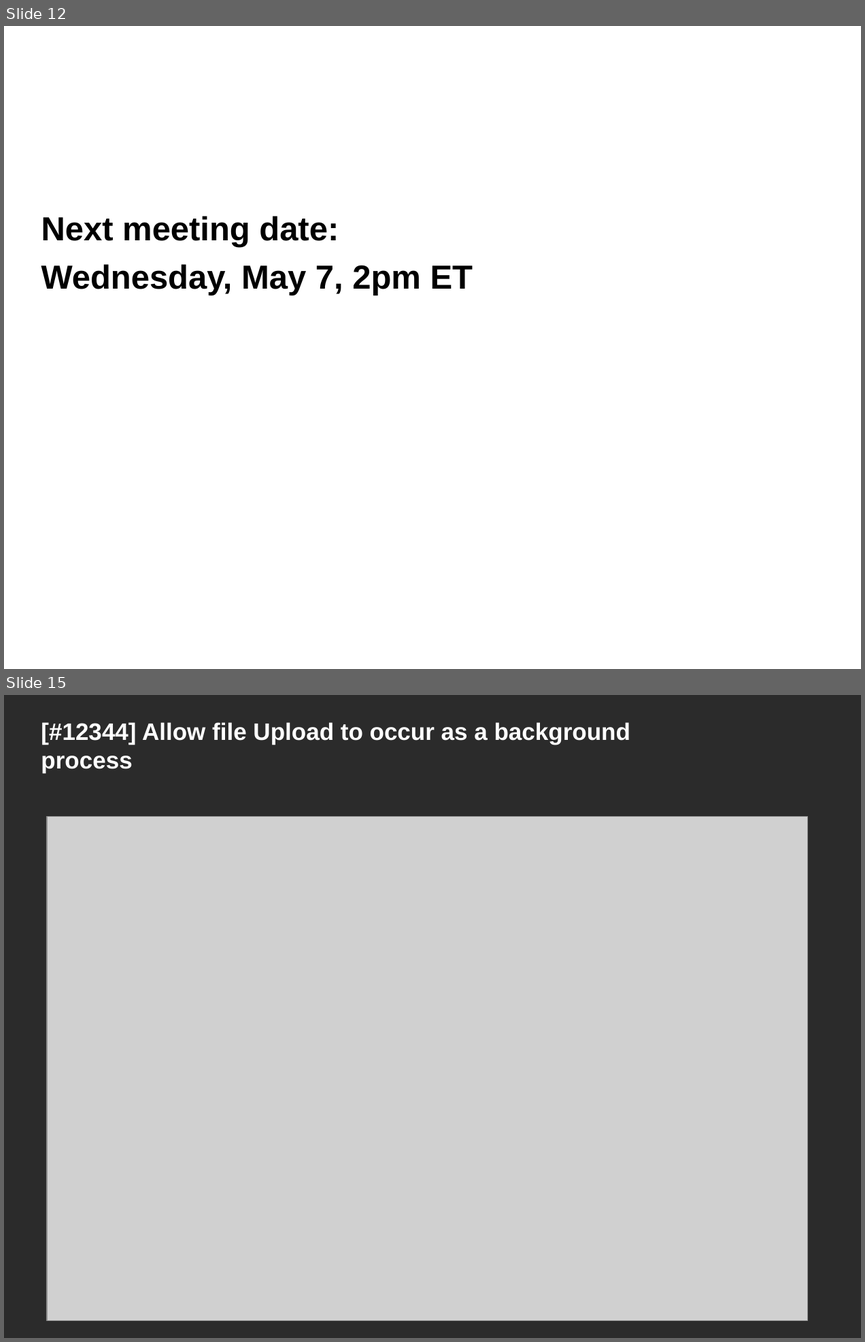
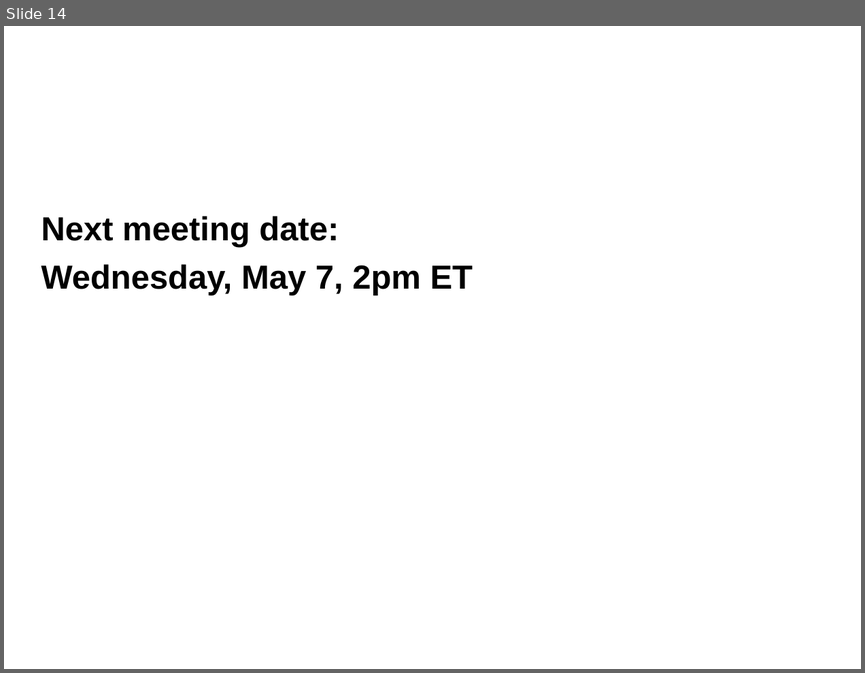
Before and after one commit to NCIP/caarray-docs, a slide deck: project_management/open_meetings/caArray User Community Meeting Apr2.ppt. Shown one above the other, each under a label of ours: slides 12 and 15 before the commit, slide 14 after it; the slides between them are not shown. The pictures are 865x1342 and 865x673 pixels, drawn with LibreOffice and Linux fonts; fonts in the diff are those of the drawing; grey boxes stand for pictures; background and template pictures are left out; a plain dark background stands for a picture behind light text. Boxes give left, top, right and bottom in pixels: in the first picture for what was removed or moved away, otherwise in the second. Text is boxed around its words. In the diff, an @@ line names an element or a change of style, - is before the commit and + after.

```diff
--- a/project_management/open_meetings/caArray User Community Meeting Apr2.ppt
+++ b/project_management/open_meetings/caArray User Community Meeting Apr2.ppt
@@ slide 15 removed at (4, 695, 861, 1338), background picture (left out) @@
@@ title removed at (41, 722, 630, 773) @@
-[#12344] Allow file Upload to occur as a background process
@@ picture removed at (47, 817, 808, 1321) @@
@@ what was slide 12 is now slide 14 @@
```
Also in this commit, not shown: 7 slides changed, 1 slide added, 4 other slides removed.
